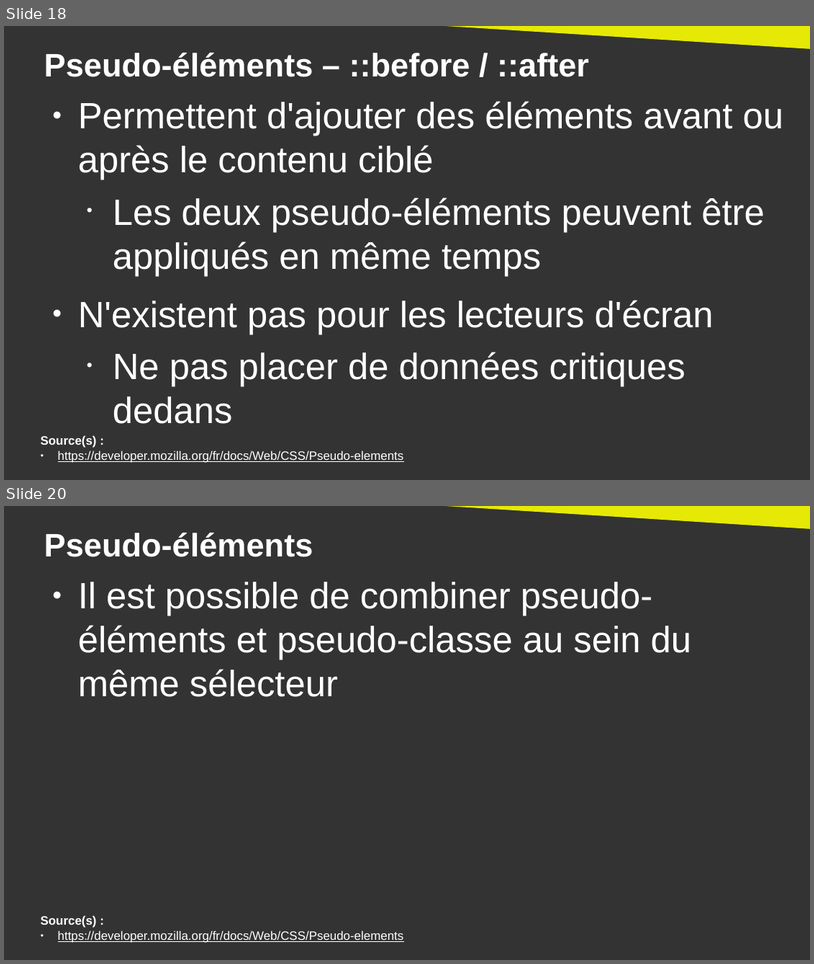
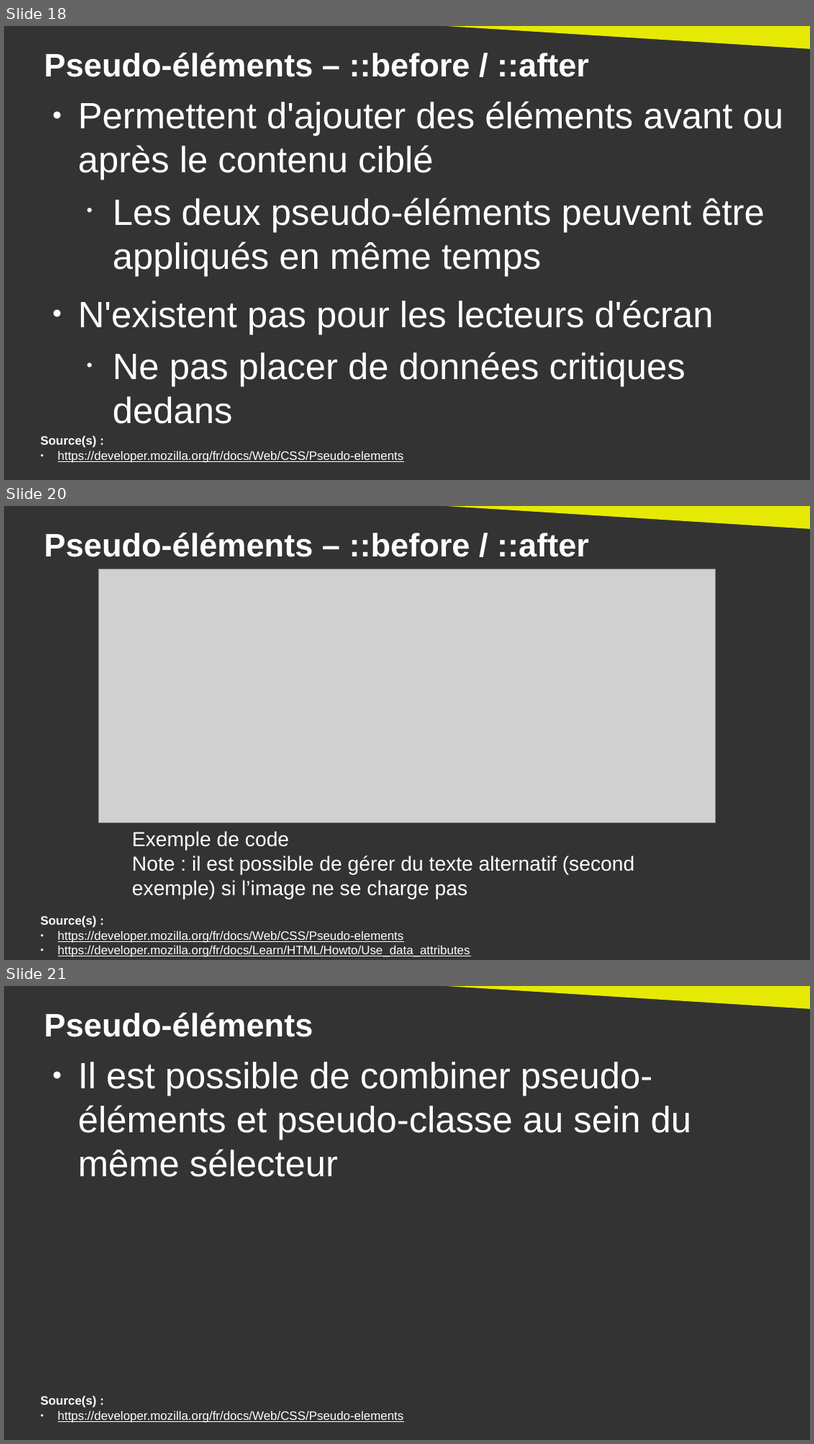
Before and after one commit to DanYellow/cours, a slide deck: integration-web-s2/travaux-pratiques/numero-3/presentation.odp. Shown one above the other, each under a label of ours: slides 18 and 20 before the commit, slides 18, 20 and 21 after it; the slides between them are not shown. The pictures are 814x964 and 814x1444 pixels, drawn with LibreOffice and Linux fonts; fonts in the diff are those of the drawing; grey boxes stand for pictures. Boxes give left, top, right and bottom in pixels: in the first picture for what was removed or moved away, otherwise in the second. Text is boxed around its words. In the diff, an @@ line names an element or a change of style, - is before the commit and + after.

```diff
--- a/integration-web-s2/travaux-pratiques/numero-3/presentation.odp
+++ b/integration-web-s2/travaux-pratiques/numero-3/presentation.odp
@@ slide 20 added at [4,506,810,960], background #333333 @@
@@ right triangle added at [395,506,810,530], fill #E6E905 @@
@@ title added at [44,533,589,557], 32 pt, text #FFFFFF, bold @@
+Pseudo-éléments – ::before / ::after
@@ picture added at [98,569,716,823] @@
@@ text added at [132,831,635,899], 20 pt, text #FFFFFF @@
+Exemple de code
+Note : il est possible de gérer du texte alternatif (second exemple) si l’image ne se charge pas
@@ text added at [41,915,471,957], 12 pt, text #FFFFFF, underline @@
+Source(s) :
+● https://developer.mozilla.org/fr/docs/Web/CSS/Pseudo-elements
+● https://developer.mozilla.org/fr/docs/Learn/HTML/Howto/Use_data_attributes
@@ what was slide 20 is now slide 21 @@
```
Also in this commit, not shown: 2 slides changed, 1 other file.
